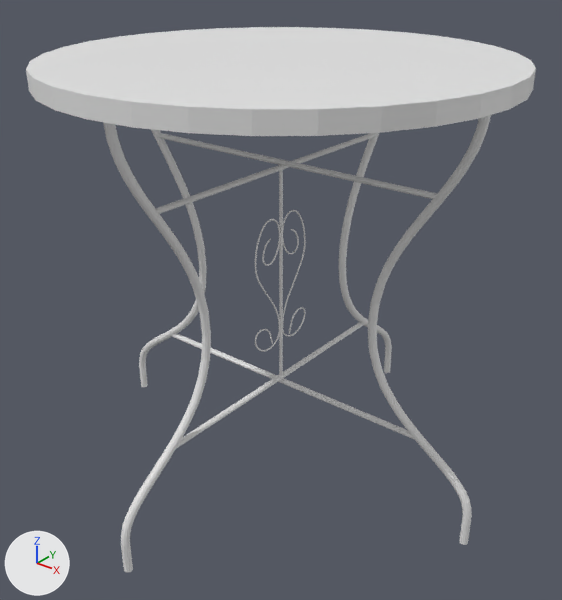
Renders of the Blender file File di blender/Massimo/tavolino_rotondo.blend from each side of a commit.
One viewpoint serves both versions: a 50 mm camera at (0.779, -0.974, 0.897) aimed at (0.011, -0.013, 0.301). Arrows for +X, +Y and +Z are at lower left; the lights stay in place.

Before the edit, the objects in view are built like this:
```python
ob_circle = bpy.data.objects.new('Circle', me_circle_001)
ob_circle.location = (0.0, 0.0, 0.531)
ob_curva_gamba_tavolo = bpy.data.objects.new('Curva gamba tavolo', cu_beziercurve)
ob_curva_gamba_tavolo.location = (0.346, 0.0, 0.682)
ob_curva_gamba_tavolo.scale = (0.139, 0.139, 0.139)
ob_curva_gamba_tavolo_001 = bpy.data.objects.new('Curva gamba tavolo.001', cu_beziercurve_001)
ob_curva_gamba_tavolo_001.location = (0.0, -0.346, 0.682)
ob_curva_gamba_tavolo_001.rotation_euler = (0.0, 0.0, -1.571)  # degrees (0, 0, -90)
ob_curva_gamba_tavolo_001.scale = (0.139, 0.139, 0.139)
ob_cylinder_001 = bpy.data.objects.new('Cylinder.001', me_cylinder_003)
ob_cylinder_001.parent = ob_curva_gamba_tavolo_001
ob_cylinder_001.location = (0.0, -2.48, 4.892)
ob_cylinder_001.rotation_euler = (0.0, 0.0, -1.571)  # degrees (0, 0, -90)
ob_cylinder_002 = bpy.data.objects.new('Cylinder.002', me_cylinder_004)
ob_cylinder_002.location = (0.0, 0.0, 0.543)
ob_cylinder_002.rotation_euler = (0.0, 1.571, 0.0)  # degrees (0, 90, 0)
ob_cylinder_003 = bpy.data.objects.new('Cylinder.003', me_cylinder_005)
ob_cylinder_003.location = (0.0, 0.0, 0.127)
ob_cylinder_003.rotation_euler = (0.0, 4.712, 0.0)  # degrees (0, 270, 0)
ob_cylinder_004 = bpy.data.objects.new('Cylinder.004', me_cylinder_006)
ob_cylinder_004.location = (0.0, 0.0, 0.135)
ob_cylinder_004.rotation_euler = (1.571, 4.712, 0.0)  # degrees (90, 270, 0)
ob_cylinder_005 = bpy.data.objects.new('Cylinder.005', me_cylinder_007)
ob_cylinder_005.location = (0.0, 0.0, 0.535)
ob_cylinder_005.rotation_euler = (-1.571, 1.571, 0.0)  # degrees (-90, 90, 0)
ob_girigoro_curva_sotto_tavolo = bpy.data.objects.new('Girigoro_curva_sotto_tavolo', cu_beziercurve_002)
ob_girigoro_curva_sotto_tavolo.location = (0.0, 0.0315, 0.416)
ob_girigoro_curva_sotto_tavolo.scale = (0.139, 0.139, 0.139)
# also in view: 'Girigoro tavolo sotto' at (0.0, 0.0, 0.33); 'Tavolo' at (0.0, 0.0, 0.695); 'Cylinder' at (0.0, 0.0, 0.325)
```
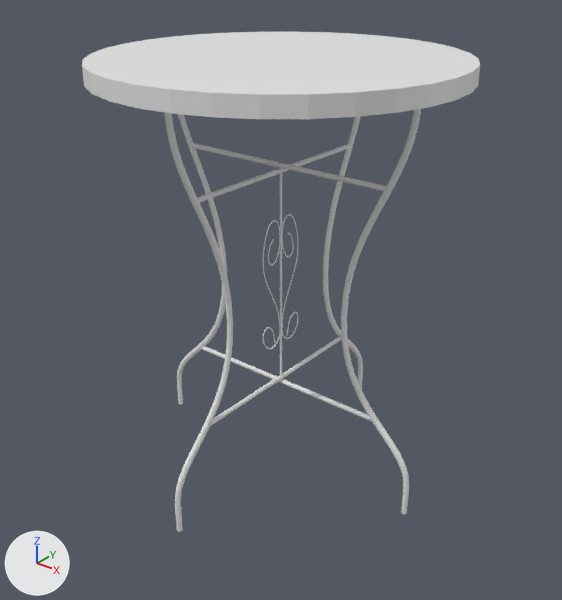
Commit message: scala tavolino corretta

ob_girigoro_curva_sotto_tavolo is not drawn itself; it is the parent of ob_girigoro_tavolo_sotto.
ob_curva_gamba_tavolo_001 is not drawn itself; it is the parent of ob_cylinder_001.
ob_curva_gamba_tavolo is not drawn itself; it is the parent of ob_cylinder.

Edits to the bpy script that builds the scene:
```text
Change ob_girigoro_curva_sotto_tavolo:
    ob_girigoro_curva_sotto_tavolo.location: (0.0, 0.0315, 0.416) -> (0.0, 0.0222, 0.412)
    ob_girigoro_curva_sotto_tavolo.scale: (0.139, 0.139, 0.139) -> (0.0986, 0.0986, 0.138)
Change ob_circle:
    ob_circle.scale: (1.0, 1.0, 1.0) -> (0.707, 0.707, 0.99)
Change ob_cylinder_005:
    ob_cylinder_005.location: (0.0, 0.0, 0.535) -> (0.0, 0.0, 0.53)
    ob_cylinder_005.scale: (1.0, 1.0, 1.0) -> (0.99, 0.707, 0.707)
Change ob_cylinder_004:
    ob_cylinder_004.location: (0.0, 0.0, 0.135) -> (0.0, 0.0, 0.134)
    ob_cylinder_004.scale: (1.0, 1.0, 1.0) -> (0.99, 0.707, 0.707)
Change ob_cylinder_003:
    ob_cylinder_003.location: (0.0, 0.0, 0.127) -> (0.0, 0.0, 0.126)
    ob_cylinder_003.scale: (1.0, 1.0, 1.0) -> (0.99, 0.707, 0.707)
Change ob_cylinder_002:
    ob_cylinder_002.location: (0.0, 0.0, 0.543) -> (0.0, 0.0, 0.538)
    ob_cylinder_002.scale: (1.0, 1.0, 1.0) -> (0.99, 0.707, 0.707)
Change ob_curva_gamba_tavolo_001:
    ob_curva_gamba_tavolo_001.location: (0.0, -0.346, 0.682) -> (0.0, -0.244, 0.676)
    ob_curva_gamba_tavolo_001.scale: (0.139, 0.139, 0.139) -> (0.0986, 0.0986, 0.138)
Change ob_curva_gamba_tavolo:
    ob_curva_gamba_tavolo.location: (0.346, 0.0, 0.682) -> (0.244, 0.0, 0.676)
    ob_curva_gamba_tavolo.scale: (0.139, 0.139, 0.139) -> (0.0986, 0.0986, 0.138)
Change ob_tavolo:
    ob_tavolo.location: (0.0, 0.0, 0.68) -> (0.0, 0.0, 0.681)
    ob_tavolo.scale: (1.0, 1.0, 1.0) -> (0.795, 0.795, 0.99)
```

Where the change shows, as pixel boxes [x1, y1, x2, y2] in the pictures (562 x 600 px):
'Tavolo', moved, rescaled (22% narrower, 20% shorter)
    before: [26, 27, 536, 136]
    after: [82, 32, 480, 119]
'Cylinder.001', moved, rescaled (31% narrower, 7% shorter)
    before: [103, 122, 392, 572]
    after: [164, 112, 363, 532]
'Cylinder', moved, rescaled (31% narrower)
    before: [139, 115, 491, 545]
    after: [177, 109, 421, 514]
'Cylinder.002', moved, rescaled (30% narrower, 27% shorter)
    before: [157, 133, 437, 199]
    after: [191, 143, 386, 191]
'Cylinder.005', moved, rescaled (30% narrower, 27% shorter)
    before: [155, 133, 376, 214]
    after: [197, 144, 351, 203]
'Cylinder.003', moved, rescaled (30% narrower, 28% shorter)
    before: [171, 334, 415, 440]
    after: [201, 346, 372, 422]
'Girigoro tavolo sotto', moved, rescaled (29% narrower)
    before: [255, 210, 306, 352]
    after: [263, 214, 299, 350]
'Cylinder.004', moved, rescaled (31% narrower, 30% shorter)
    before: [176, 322, 365, 449]
    after: [210, 337, 341, 426]
'Circle', rescaled
    before: [279, 170, 283, 375]
    after: [280, 173, 282, 376]
